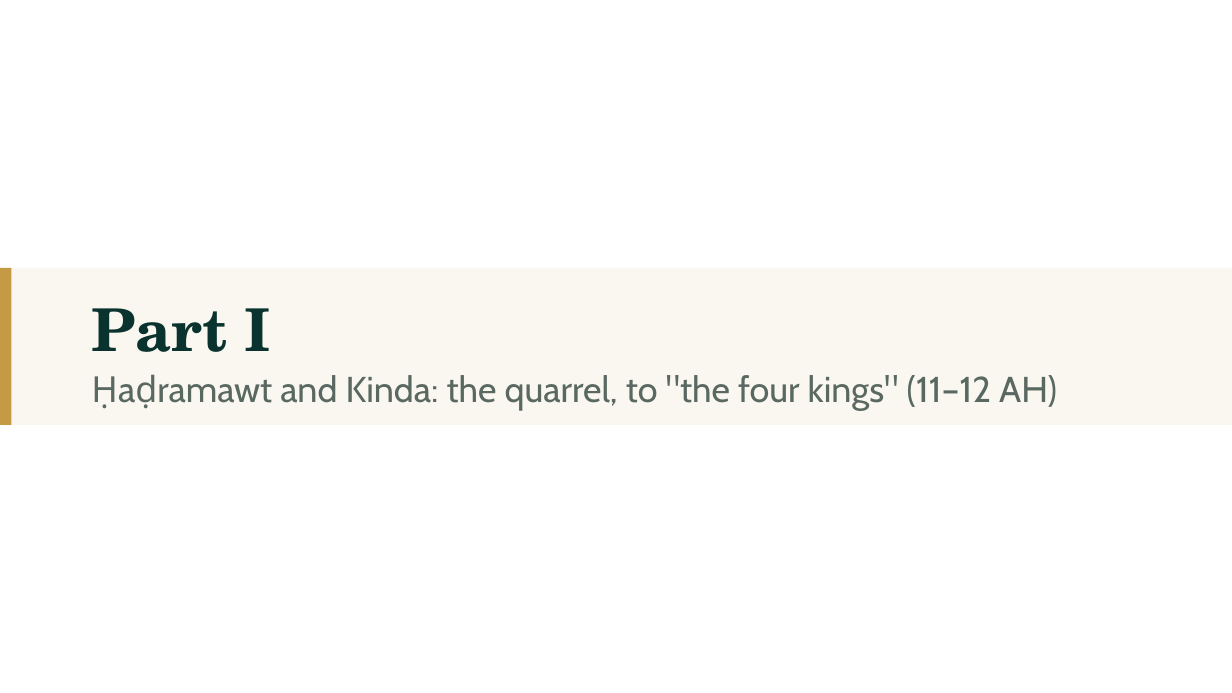
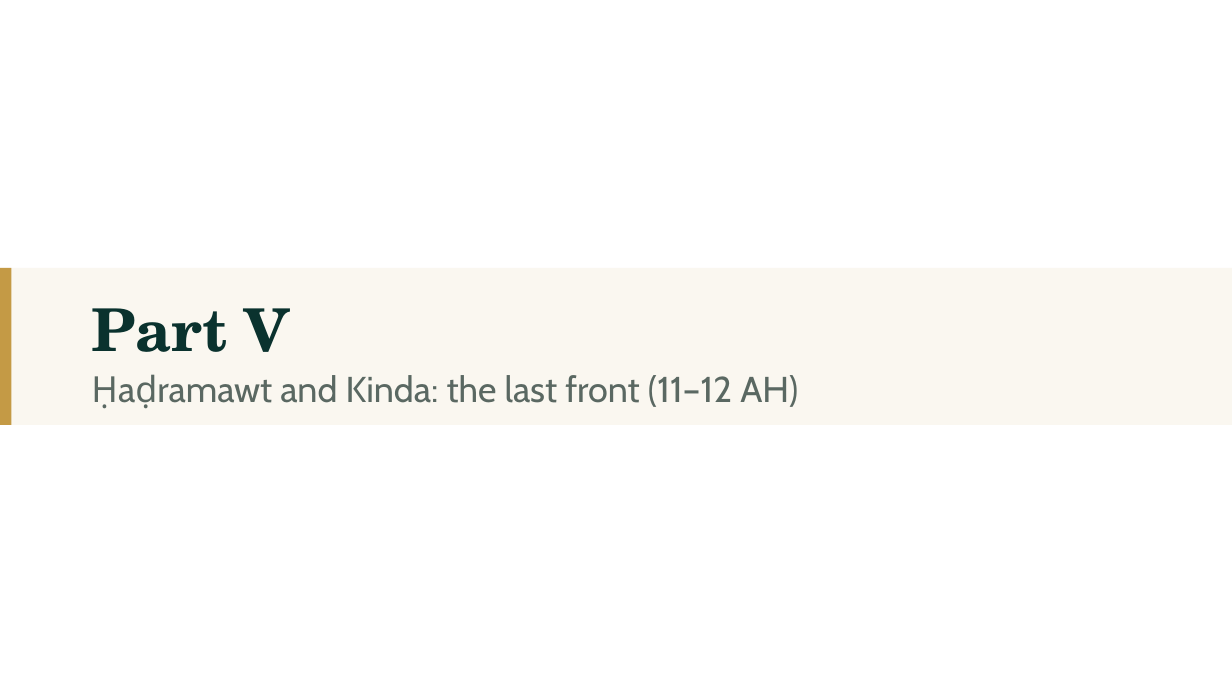
Before and after one commit to daniyalyasin93/2026SeptemberIslamicHistoryClass, a slide deck: slide 47 of S04_kinda_butah_yamama/S04.pptx (slide 4 before the commit). Drawn at 1232x693 pixels with LibreOffice and Linux fonts; fonts in the diff are those of the drawing. Boxes give left, top, right and bottom in pixels: in the first picture for what was removed or moved away, otherwise in the second. Text is boxed around its words. In the diff, an @@ line names an element or a change of style, - is before the commit and + after.

```diff
--- a/S04_kinda_butah_yamama/S04.pptx
+++ b/S04_kinda_butah_yamama/S04.pptx
@@ text at (x1=91, y1=308, x2=290, y2=352): text changed @@
-Part I
+Part V
@@ text at (x1=280, y1=375, x2=798, y2=407): text changed @@
-Ḥaḍramawt and Kinda: the quarrel, to "the four kings" (11–12 AH)
+Ḥaḍramawt and Kinda: the last front (11–12 AH)
```
Also in this commit, not shown: 28 other slides changed, 6 slides added, 1 slide removed, 15 other files.
